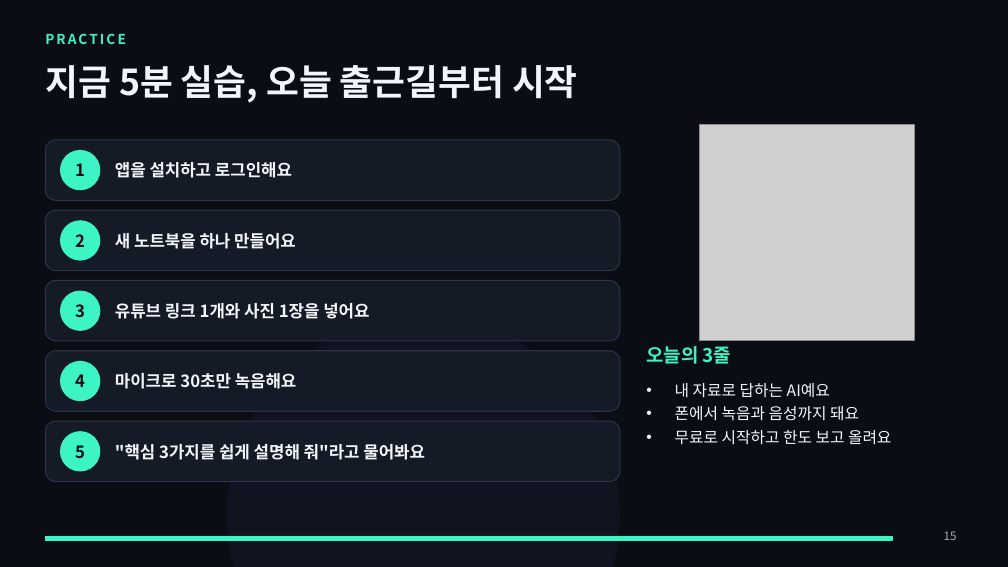
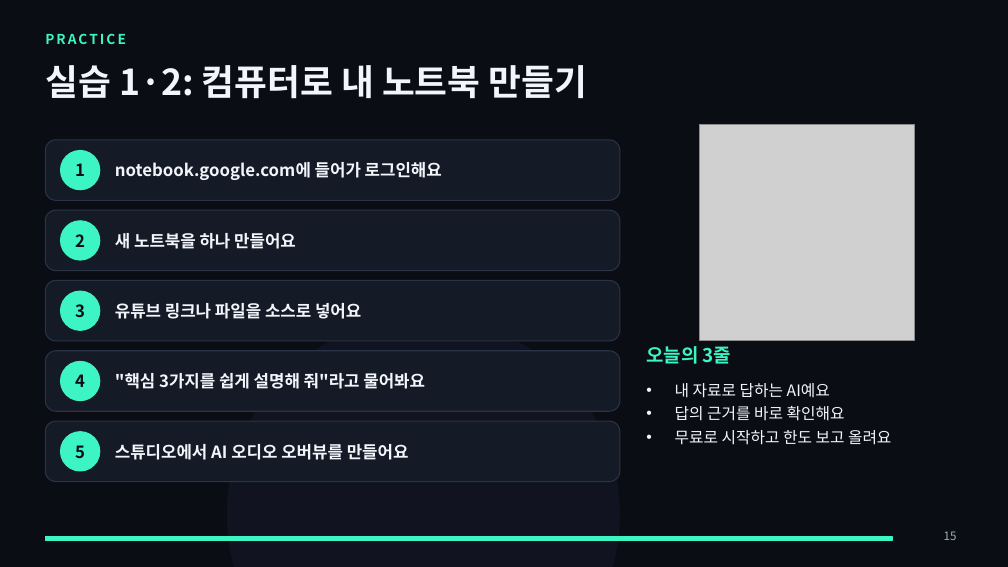
Before and after one commit to metaluca27/huhsame-script, a slide deck: slide 15 of docs/강의/제미나이노트북_모바일/제미나이노트북_모바일_강의.pptx. Drawn at 1008x567 pixels with LibreOffice and Linux fonts; fonts in the diff are those of the drawing; grey boxes stand for pictures. Boxes give left, top, right and bottom in pixels: in the first picture for what was removed or moved away, otherwise in the second. Text is boxed around its words. In the diff, an @@ line names an element or a change of style, - is before the commit and + after.

```diff
--- a/docs/강의/제미나이노트북_모바일/제미나이노트북_모바일_강의.pptx
+++ b/docs/강의/제미나이노트북_모바일/제미나이노트북_모바일_강의.pptx
@@ title at bbox=[45, 65, 587, 99]: text changed @@
-지금 5분 실습, 오늘 출근길부터 시작
+실습 1·2: 컴퓨터로 내 노트북 만들기
@@ text at bbox=[115, 162, 442, 180]: text changed @@
-앱을 설치하고 로그인해요
+notebook.google.com에 들어가 로그인해요
@@ text at bbox=[115, 303, 361, 319]: text changed @@
-유튜브 링크 1개와 사진 1장을 넣어요
+유튜브 링크나 파일을 소스로 넣어요
@@ text ""핵심 3가지를 쉽게 설명해 줘"라고 ...": place and size @@
-text ""핵심 3가지를 쉽게 설명해 줘"라고 ..." at bbox=[115, 444, 425, 460]
+text ""핵심 3가지를 쉽게 설명해 줘"라고 ..." at bbox=[115, 373, 425, 389]
@@ text removed at bbox=[115, 373, 297, 389] @@
-마이크로 30초만 녹음해요
@@ text at bbox=[675, 406, 845, 421]: text changed @@
-• 폰에서 녹음과 음성까지 돼요
+• 답의 근거를 바로 확인해요
@@ text added at bbox=[115, 444, 409, 460], 16 pt, text #F2F5FA, bold @@
+스튜디오에서 AI 오디오 오버뷰를 만들어요
```
Also in this commit, not shown: 3 other files.
